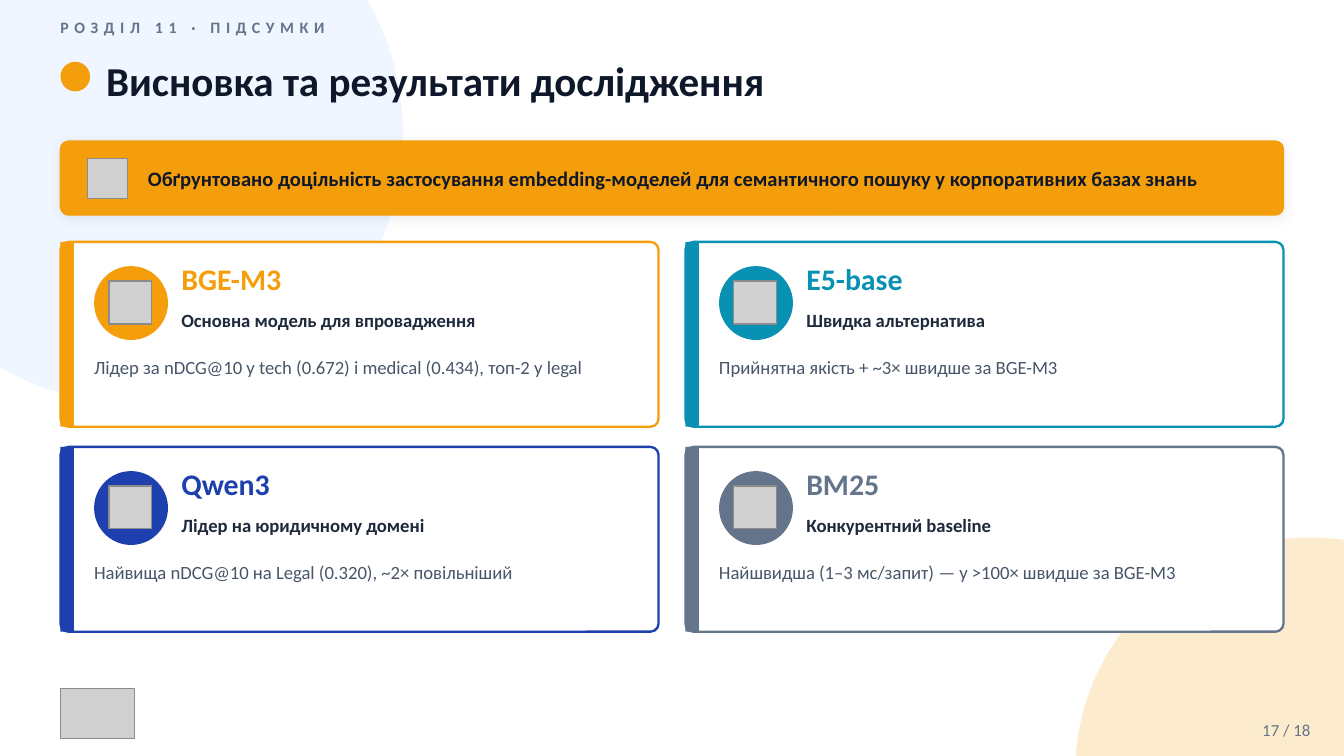
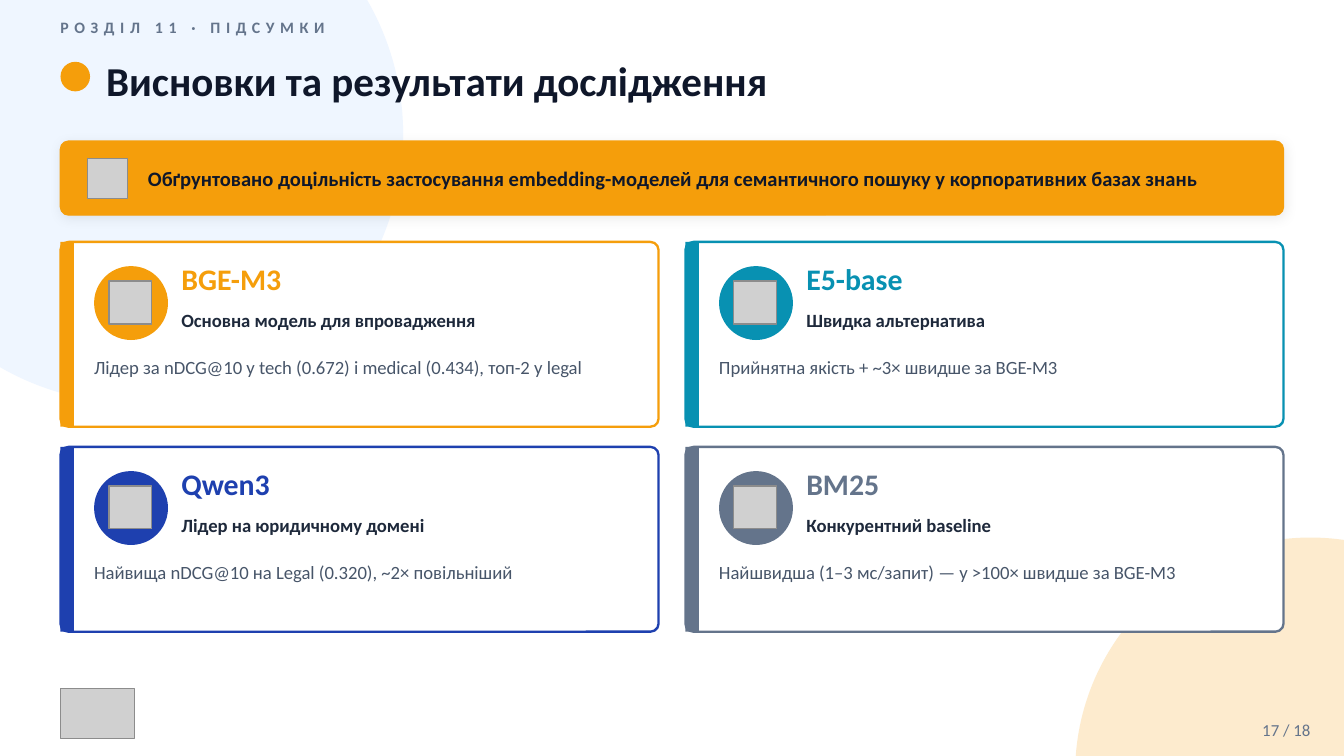
Before and after one commit to vitaliinnest/kb-semantic-search-benchmark, a slide deck: slide 17 of thesis/2026_М_ПІ_ІПЗм-24-1_Нестеренко_В_В.pptx. Drawn at 1344x756 pixels with LibreOffice and Linux fonts; fonts in the diff are those of the drawing; grey boxes stand for pictures. Boxes give left, top, right and bottom in pixels: in the first picture for what was removed or moved away, otherwise in the second. Text is boxed around its words. In the diff, an @@ line names an element or a change of style, - is before the commit and + after.

Commit message:
updated presentation

```diff
--- a/thesis/2026_М_ПІ_ІПЗм-24-1_Нестеренко_В_В.pptx
+++ b/thesis/2026_М_ПІ_ІПЗм-24-1_Нестеренко_В_В.pptx
@@ text at [106,67,767,103]: text changed @@
-Висновка та результати дослідження
+Висновки та результати дослідження
```
